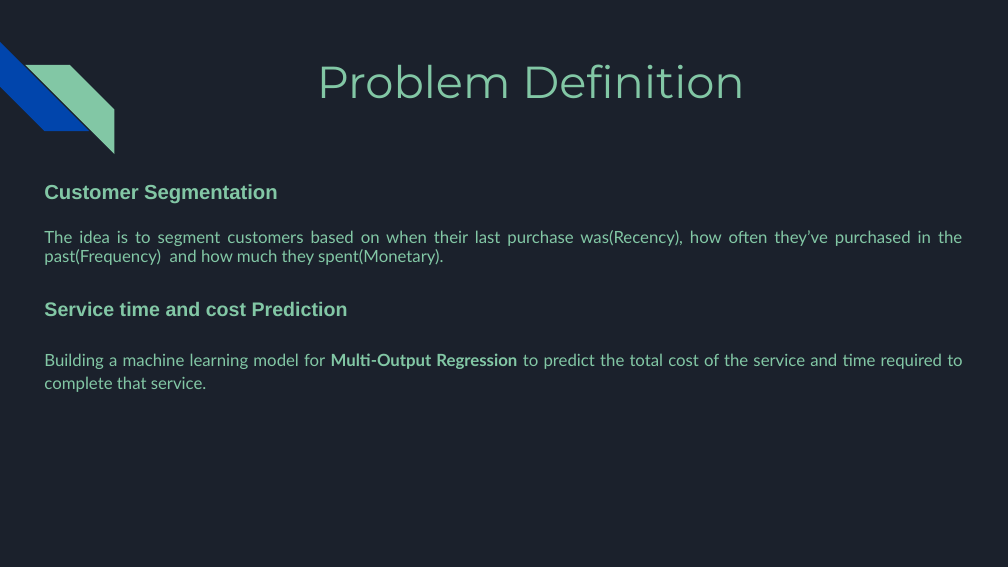
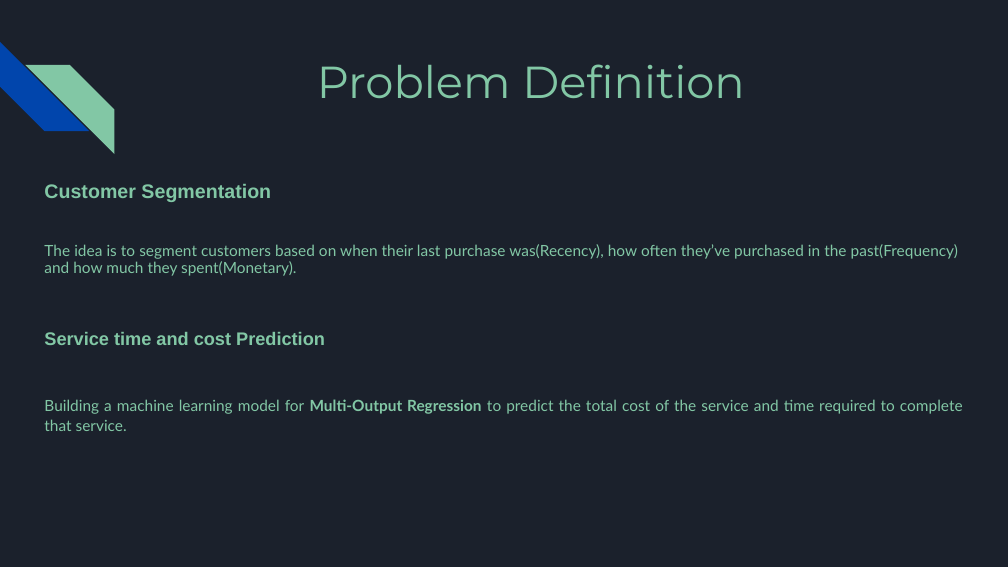
Before and after one commit to maha-prathamesh/Mahindra-First-Choice, a slide deck: slide 4 of MFCS_Final_Presentation.pptx. Drawn at 1008x567 pixels with LibreOffice and Linux fonts; fonts in the diff are those of the drawing. Boxes give left, top, right and bottom in pixels: in the first picture for what was removed or moved away, otherwise in the second. Text is boxed around its words. In the diff, an @@ line names an element or a change of style, - is before the commit and + after.

```diff
--- a/MFCS_Final_Presentation.pptx
+++ b/MFCS_Final_Presentation.pptx
@@ text "Customer Segmentation" at bbox=[44, 184, 963, 431]: size 14.5 to 14 pt in "Customer Segmentation"; size 11.9 to 11 pt in "The idea is to segment customers based ...", "Building a machine learning model for Multi-Output ..."; size 14 to 13 pt in "Service time and cost Prediction"; line spacing 0.96 to 0.93; line spacing 1.16 to 1.09 @@
```
Also in this commit, not shown: 27 other slides changed, 1 slide removed.
